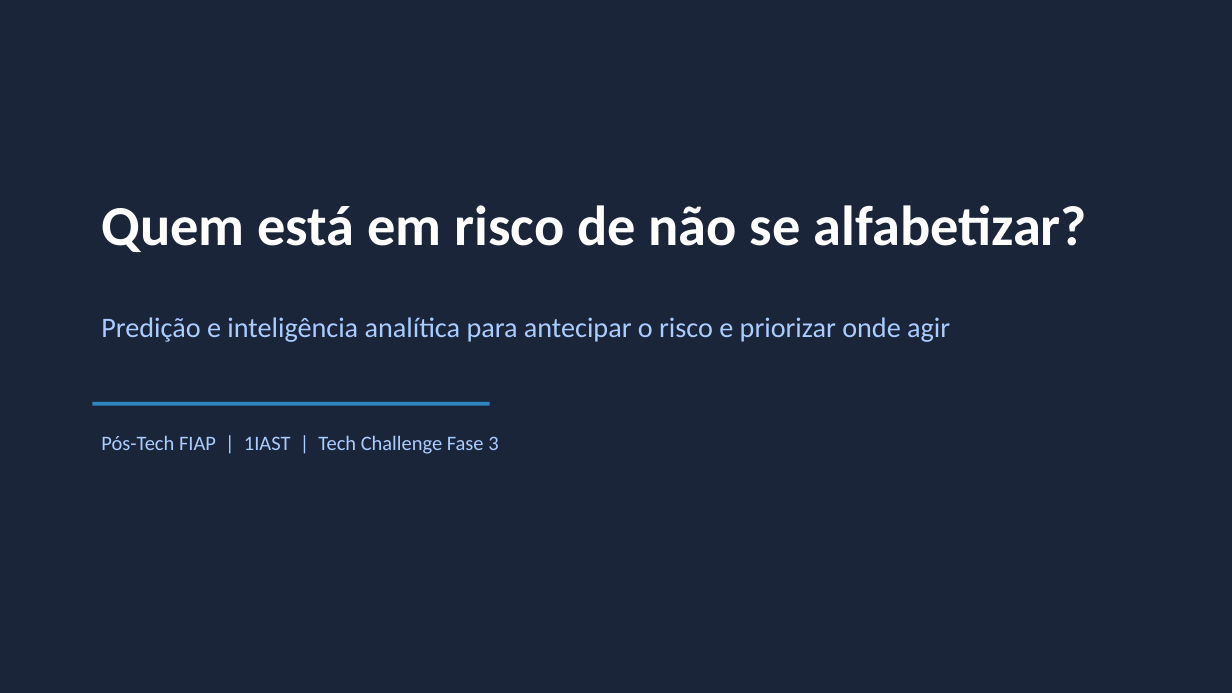
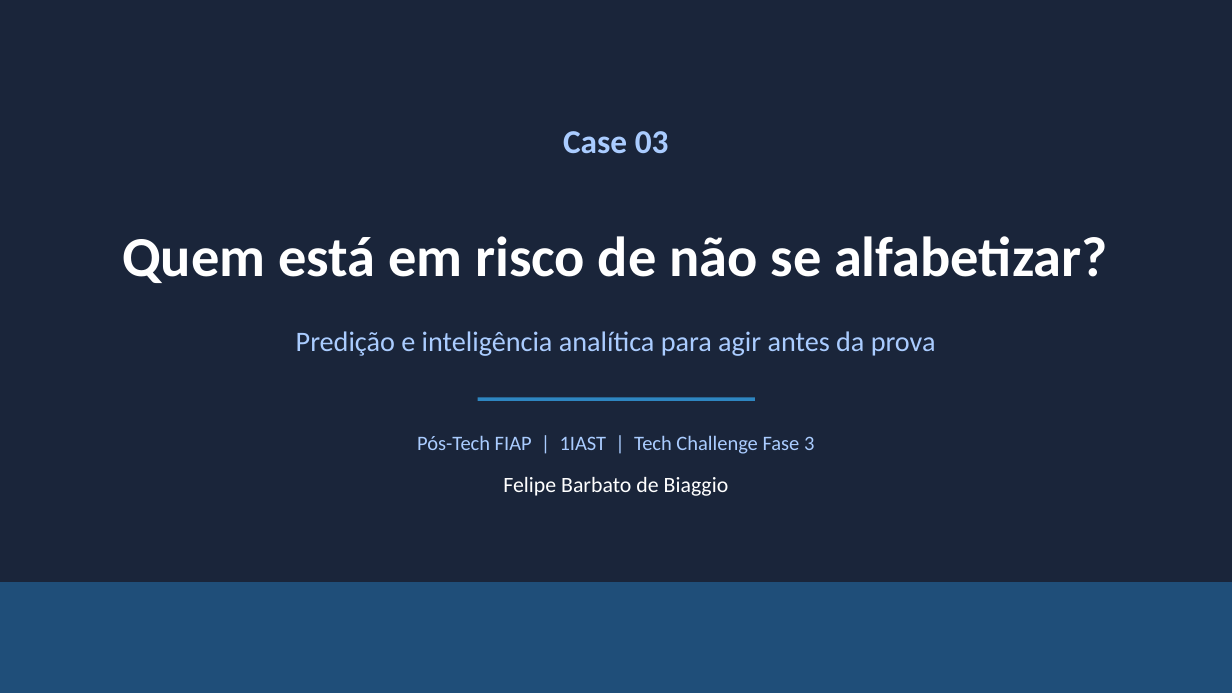
Before and after one commit to Fe-Biaggio/TechChallenge_3, a slide deck: slide 1 of reports/presentation/Alfabetizacao_Fase3_Apresentacao.pptx. Drawn at 1232x693 pixels with LibreOffice and Linux fonts; fonts in the diff are those of the drawing. Boxes give left, top, right and bottom in pixels: in the first picture for what was removed or moved away, otherwise in the second. Text is boxed around its words. In the diff, an @@ line names an element or a change of style, - is before the commit and + after.

```diff
--- a/reports/presentation/Alfabetizacao_Fase3_Apresentacao.pptx
+++ b/reports/presentation/Alfabetizacao_Fase3_Apresentacao.pptx
@@ text added at (x1=563, y1=131, x2=669, y2=154), 26 pt, text #AACCFF, bold @@
+Case 03
@@ text "Quem está em risco de ..." at (x1=122, y1=236, x2=1108, y2=283): alignment left to centre; vertical alignment top to middle @@
@@ text at (x1=296, y1=331, x2=936, y2=356): text changed @@
-Predição e inteligência analítica para antecipar o risco e priorizar onde agir
+Predição e inteligência analítica para agir antes da prova
@@ rectangle removed at (x1=92, y1=402, x2=490, y2=406) @@
@@ rectangle added at (x1=478, y1=397, x2=755, y2=401), fill #2E86C1 @@
@@ text "Pós-Tech FIAP | 1IAST | ..." moved from (x1=101, y1=435, x2=498, y2=454) to (x1=417, y1=435, x2=814, y2=454) @@
@@ text "Pós-Tech FIAP | 1IAST | ..." at (x1=417, y1=435, x2=814, y2=454): alignment left to centre @@
@@ text added at (x1=503, y1=477, x2=729, y2=496), 17 pt, text #FFFFFF @@
+Felipe Barbato de Biaggio
@@ rectangle added at (x1=0, y1=582, x2=1232, y2=693), fill #1F4E79 @@
```
Also in this commit, not shown: 7 other slides changed, 2 slides added, 2 slides removed, 3 other files.
